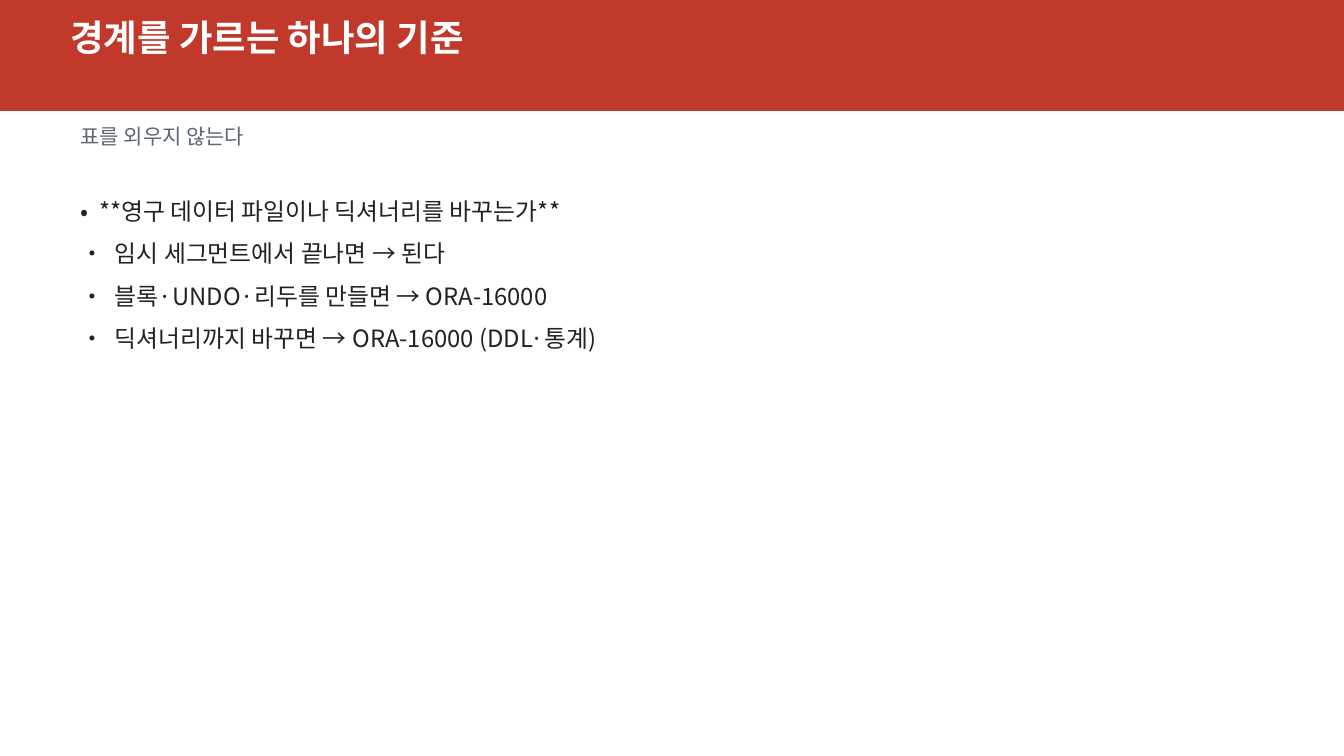
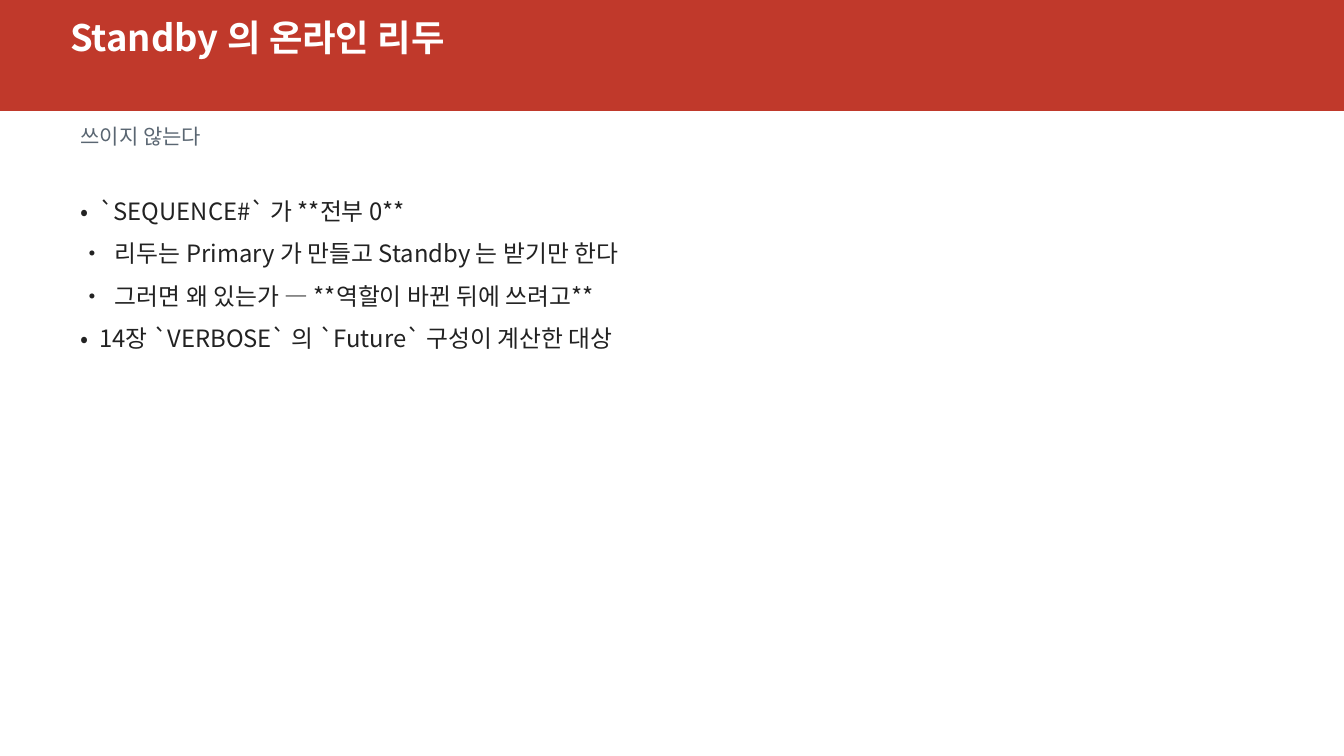
Before and after one commit to elpisk/OracleManual, a slide deck: slide 9 of ADG/15장/15장_V뷰기반모니터링과문제해결.pptx (slide 16 before the commit). Drawn at 1344x756 pixels with LibreOffice and Linux fonts; fonts in the diff are those of the drawing. Boxes give left, top, right and bottom in pixels: in the first picture for what was removed or moved away, otherwise in the second. Text is boxed around its words. In the diff, an @@ line names an element or a change of style, - is before the commit and + after.

```diff
--- a/ADG/15장/15장_V뷰기반모니터링과문제해결.pptx
+++ b/ADG/15장/15장_V뷰기반모니터링과문제해결.pptx
@@ text at bbox=[70, 20, 445, 59]: text changed @@
-경계를 가르는 하나의 기준
+Standby 의 온라인 리두
@@ text at bbox=[80, 126, 201, 146]: text changed @@
-표를 외우지 않는다
+쓰이지 않는다
@@ text at bbox=[99, 199, 618, 349]: text changed @@
-• **영구 데이터 파일이나 딕셔너리를 바꾸는가**
-• 임시 세그먼트에서 끝나면 → 된다
-• 블록·UNDO·리두를 만들면 → ORA-16000
-• 딕셔너리까지 바꾸면 → ORA-16000 (DDL·통계)
+• `SEQUENCE#` 가 **전부 0**
+• 리두는 Primary 가 만들고 Standby 는 받기만 한다
+• 그러면 왜 있는가 — **역할이 바뀐 뒤에 쓰려고**
+• 14장 `VERBOSE` 의 `Future` 구성이 계산한 대상
```
Also in this commit, not shown: 11 other slides changed, 32 slides added, 26 slides removed, 5 other files.
